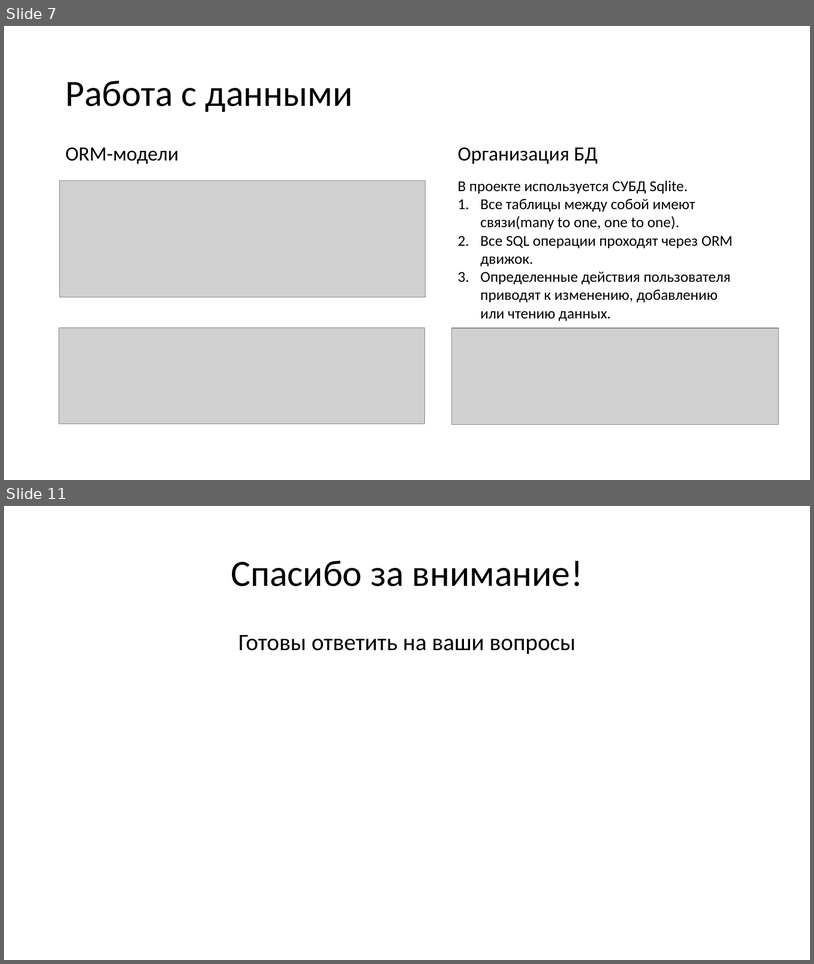
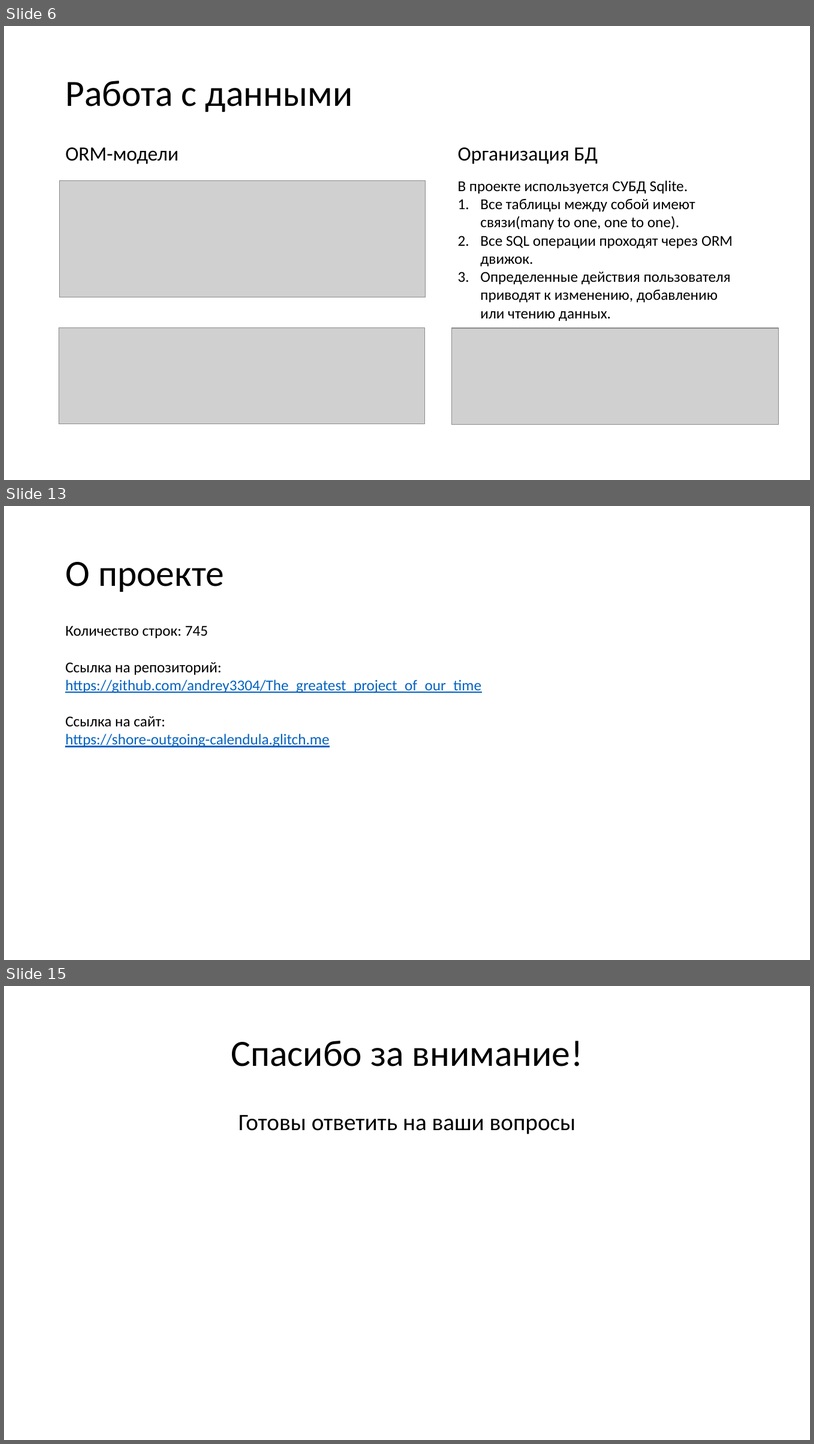
Before and after one commit to andrey3304/The_greatest_project_of_our_time, a slide deck: materials/Presentation.pptx. Shown one above the other, each under a label of ours: slides 7 and 11 before the commit, slides 6, 13 and 15 after it; the slides between them are not shown. The pictures are 814x964 and 814x1444 pixels, drawn with LibreOffice and Linux fonts; fonts in the diff are those of the drawing; grey boxes stand for pictures. Boxes give left, top, right and bottom in pixels: in the first picture for what was removed or moved away, otherwise in the second. Text is boxed around its words. In the diff, an @@ line names an element or a change of style, - is before the commit and + after.

```diff
--- a/materials/Presentation.pptx
+++ b/materials/Presentation.pptx
@@ slide 13 added at (4,506,810,960), background #FFFFFF @@
@@ title added at (65,562,224,592), 44 pt, text #000000 @@
+О проекте
@@ text added at (65,625,482,747), 18 pt, text #0563C1, underline @@
+Количество строк: 745
+Ссылка на репозиторий: https://github.com/andrey3304/The_greatest_project_of_our_time
+Ссылка на сайт:
+https://shore-outgoing-calendula.glitch.me
@@ what was slide 7 is now slide 6 @@
@@ what was slide 11 is now slide 15 @@
```
Also in this commit, not shown: 4 slides changed, 7 other slides added, 4 slides removed, 1 other file.
